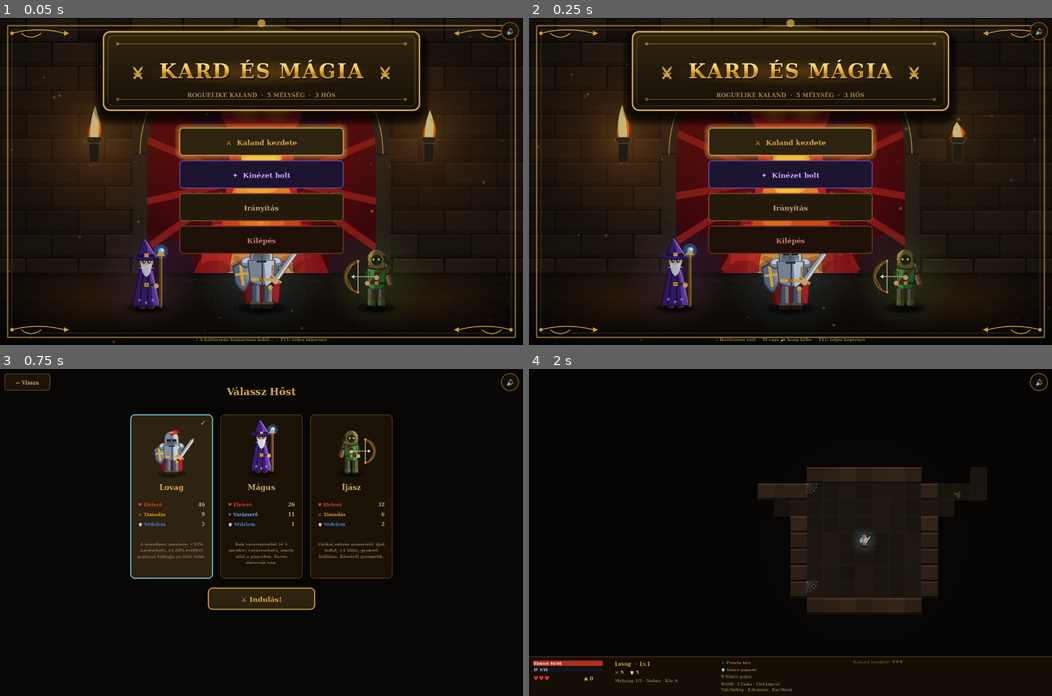
Above: before the commit, frames 1-4 (two rows, left to right).
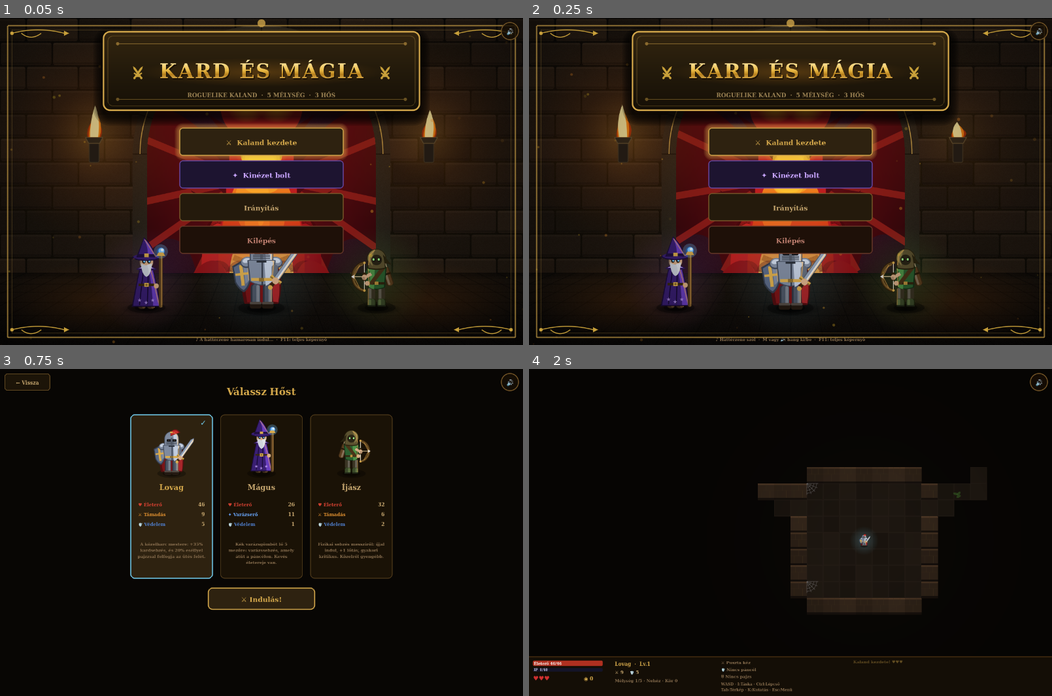
Above: after the commit, the same moments.

Repository: Parthenon2-boop/kard-es-magia
Game: Godot game, scene res://main.tscn
Two runs of this game, one before a commit and one after it. Both use one fixed random seed, a clock stepped at 60 frames per second and the inputs below.
Inputs (mouse positions are in pixels of both pictures, inside the frame that each line leads up to):
- Up to frame 1 (0.05 s): no input
- Up to frame 2 (0.25 s): no input
- Up to frame 3 (0.75 s): tap Enter at 0.5 s; move the mouse to (376, 516) at 0.52 s; hold Right from 0.53 s (still down); tap Ctrl at 0.6 s; click (376, 516) at 0.67 s
- Up to frame 4 (2 s): tap Space at 0.77, 1.07 s; release Right at 1.25 s; drag from (685, 548) to (764, 597) at 1.27 s

The runs differ from the first frame. In frame 1, 0.2% of the frame differs, in the area x 65-73%, y 73-85%; in frame 2, 0.2%; in frame 3, 0.1%; in frame 4, nothing differs.

Commit message:
Íjász: az íjat a kezében fogja (markolat a kézhez igazítva, alkar a vállból)

Diff:
--- a/scripts/skins.gd
+++ b/scripts/skins.gd
@@ -1023,9 +1023,14 @@
 
 
 static func _i_ij(c: Cv, s: float, alap: Variant, vilc: Variant, sotc: Variant) -> void:
-	var cxp := 10.4 * s
+	# Az íj ívét a MARKOLAT helyéhez igazítjuk: a húr a kéznél van, nem a test mellett lebeg.
+	var r := 9.4 * s
+	var gx := 8.1 * s                      # a markoló kéz helye (a test előtt)
 	var cyp := -1.0 * s
-	var r := 10.6 * s
+	var cxp := gx - r * cos(PI * 0.44)     # így az ív húrja pont a kézhez kerül
+	# alkar a vállból a markolatig, hogy látszódjon: a hős fogja az íjat
+	c.ss(BOR); c.lw(2.2 * s)
+	c.bp(); c.mt(3.6 * s, -3.0 * s); c.qt(5.6 * s, -1.6 * s, gx, cyp + 0.4 * s); c.stroke()
 	c.ss(sotc); c.lw(2.3 * s)
 	c.bp(); c.arc(cxp, cyp, r, -PI * 0.44, PI * 0.44); c.stroke()
 	c.ss(alap); c.lw(1.5 * s)
@@ -1040,15 +1045,17 @@
 	c.fs(ARANY)
 	c.circ(ex, ey, 0.75 * s)
 	c.circ(ex, ey2, 0.75 * s)
-	# markolat
-	c.fs(sotc); c.rrect(cxp - r - 0.9 * s, cyp - 2.6 * s, 2.4 * s, 5.2 * s, 0.9 * s); c.fill()
-	c.fs("#3a2a12"); c.rrect(cxp - r - 0.6 * s, cyp - 2.2 * s, 1.8 * s, 4.4 * s, 0.8 * s); c.fill()
-	# nyíl
+	# markolat: az ív közepén, a kéz alatt
+	c.fs(sotc); c.rrect(ex - 1.2 * s, cyp - 2.6 * s, 2.4 * s, 5.2 * s, 0.9 * s); c.fill()
+	c.fs("#3a2a12"); c.rrect(ex - 0.9 * s, cyp - 2.2 * s, 1.8 * s, 4.4 * s, 0.8 * s); c.fill()
+	# nyíl: a markolattól előre
 	c.ss("#c9b58a"); c.lw(0.65 * s)
-	c.line(cxp - r + 0.4 * s, cyp, cxp + 5.2 * s, cyp)
+	c.line(ex - 2.6 * s, cyp, ex + 7.4 * s, cyp)
 	c.fs("#e8eef6")
-	c.poly([cxp + 6.4 * s, cyp, cxp + 4.6 * s, cyp - 1.1 * s, cxp + 4.6 * s, cyp + 1.1 * s])
-	c.fs(BOR); c.circ(cxp - r + 0.2 * s, cyp + 0.6 * s, 1.6 * s)
+	c.poly([ex + 8.6 * s, cyp, ex + 6.8 * s, cyp - 1.1 * s, ex + 6.8 * s, cyp + 1.1 * s])
+	# a markoló kéz a fogantyún
+	c.fs(BOR); c.circ(ex, cyp + 0.4 * s, 1.7 * s)
+	c.fs(sot(BOR, 0.18)); c.circ(ex + 0.5 * s, cyp + 1.1 * s, 0.9 * s)
 	rim(c, [cxp + r * cos(-PI * 0.30) - 0.6 * s, cyp + r * sin(-PI * 0.30), cxp + r - 0.6 * s, cyp,
 		cxp + r * cos(PI * 0.30) - 0.6 * s, cyp + r * sin(PI * 0.30)], 0.6 * s)
 
